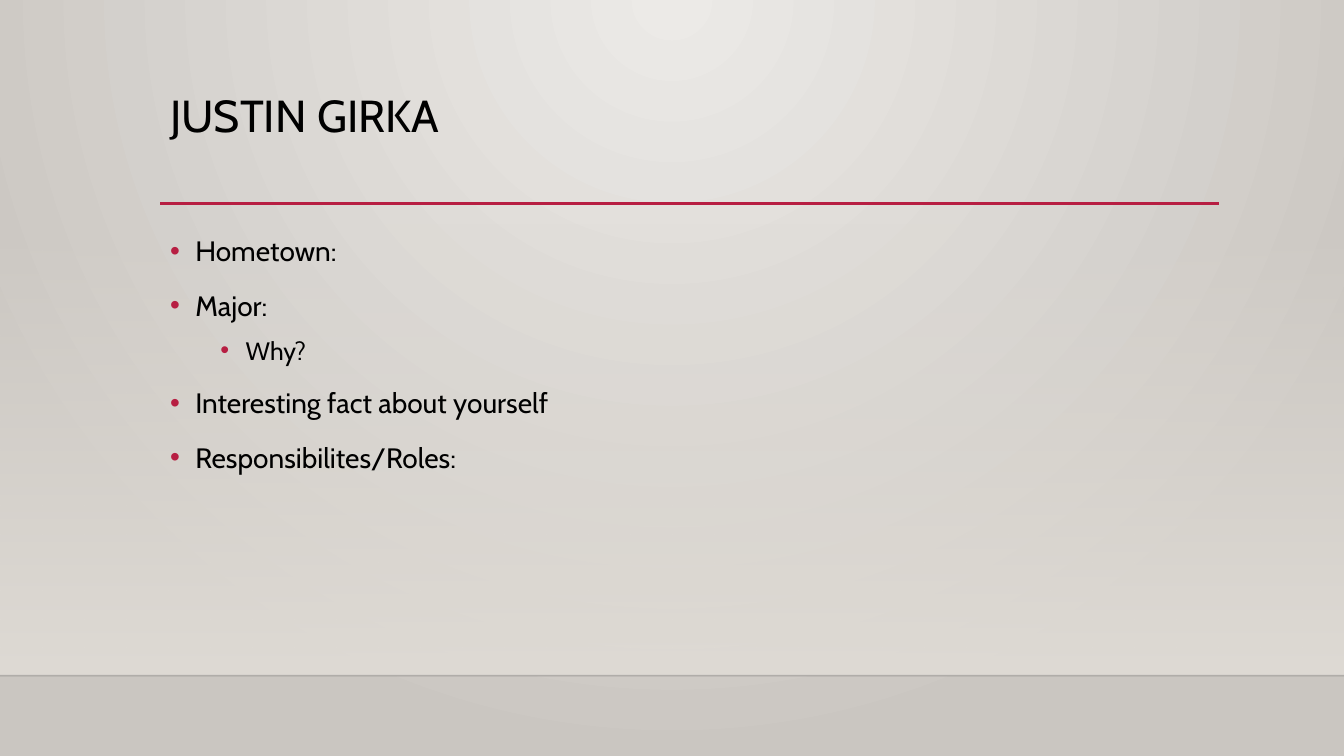
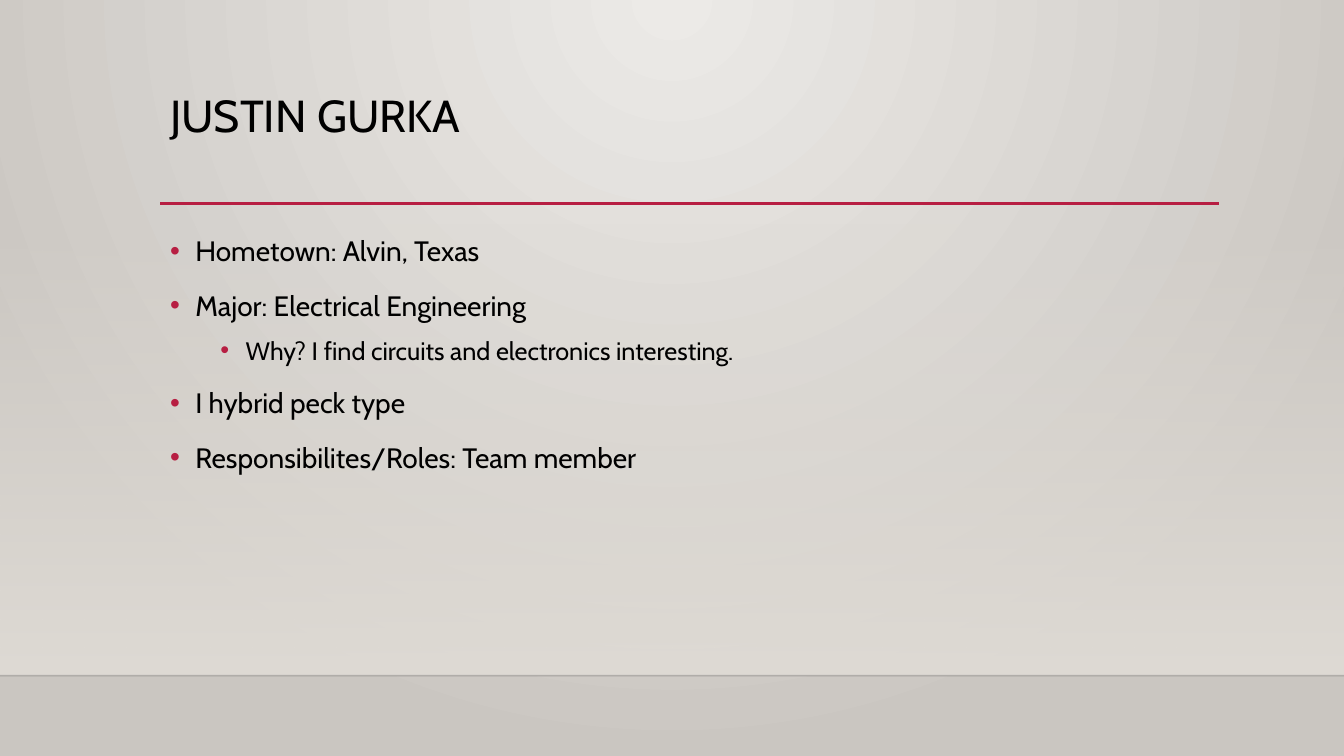
Before and after one commit to GunnarGriffin23/Mario-Game, a slide deck: slide 6 of Waluigi.pptx. Drawn at 1344x756 pixels with LibreOffice and Linux fonts; fonts in the diff are those of the drawing; background and template pictures are left out. Boxes give left, top, right and bottom in pixels: in the first picture for what was removed or moved away, otherwise in the second. Text is boxed around its words. In the diff, an @@ line names an element or a change of style, - is before the commit and + after.

```diff
--- a/Waluigi.pptx
+++ b/Waluigi.pptx
@@ title at (x1=170, y1=100, x2=460, y2=140): text changed @@
-JUSTIN GIRKA
+JUSTIN GURKA
@@ text at (x1=195, y1=240, x2=733, y2=474): text changed @@
-• Hometown:
-• Major:
-  • Why?
-• Interesting fact about yourself
-• Responsibilites/Roles:
+• Hometown: Alvin, Texas
+• Major: Electrical Engineering
+  • Why? I find circuits and electronics interesting.
+• I hybrid peck type
+• Responsibilites/Roles: Team member
```
Also in this commit, not shown: 5 other slides changed.
